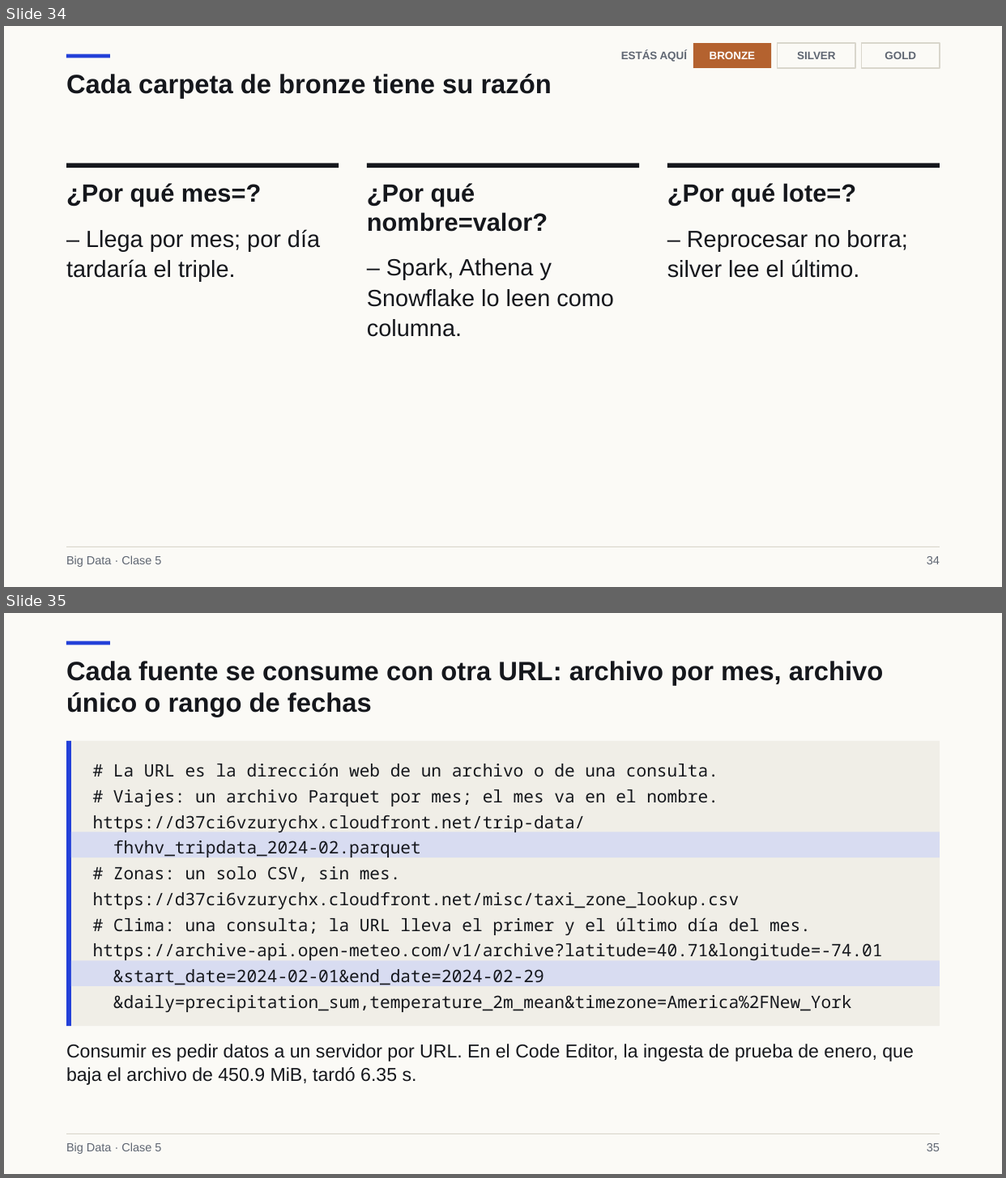
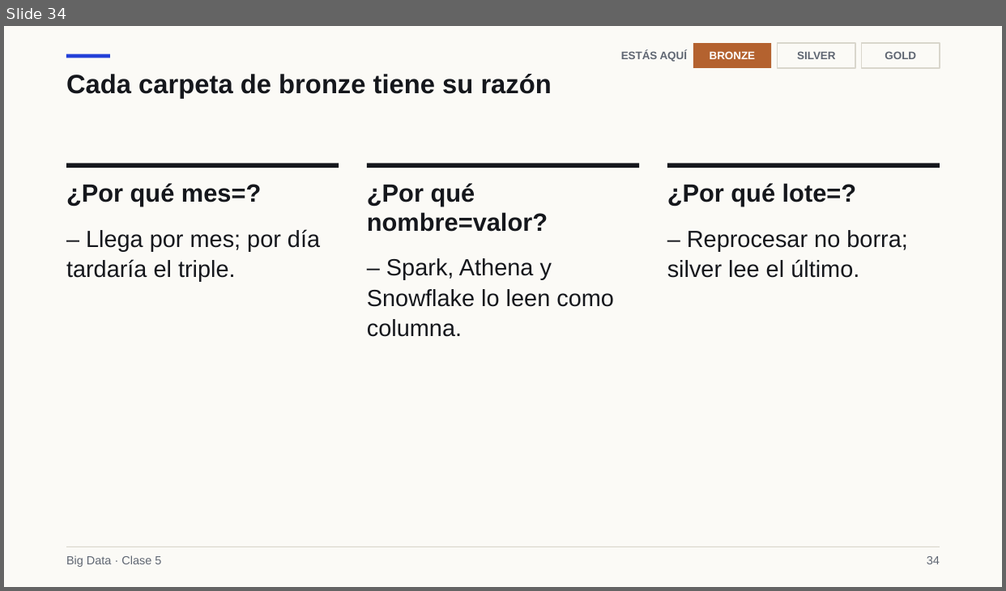
Before and after one commit to Apaezc/bigdata-udem-2026, a slide deck: curso/clase05/deck/slides.pptx. Shown one above the other, each under a label of ours: slides 34 and 35 before the commit, slide 34 after it. The pictures are 1006x1178 and 1006x591 pixels, drawn with LibreOffice and Linux fonts; fonts in the diff are those of the drawing. Boxes give left, top, right and bottom in pixels: in the first picture for what was removed or moved away, otherwise in the second. Text is boxed around its words. In the diff, an @@ line names an element or a change of style, - is before the commit and + after.

```diff
--- a/curso/clase05/deck/slides.pptx
+++ b/curso/clase05/deck/slides.pptx
@@ slide 35 removed at [4, 613, 1002, 1174], background #FBFAF6 @@
@@ rectangle removed at [66, 641, 109, 645] @@
@@ text removed at [66, 661, 883, 717] @@
-Cada fuente se consume con otra URL: archivo por mes, archivo único o rango de fechas
@@ rectangle removed at [66, 741, 940, 1026] @@
@@ rectangle removed at [66, 741, 70, 1026] @@
@@ text removed at [93, 763, 883, 1012] @@
-# La URL es la dirección web de un archivo o de una consulta.
-# Viajes: un archivo Parquet por mes; el mes va en el nombre.
-https://d37ci6vzurychx.cloudfront.net/trip-data/
-fhvhv_tripdata_2024-02.parquet
-# Zonas: un solo CSV, sin mes.
-https://d37ci6vzurychx.cloudfront.net/misc/taxi_zone_lookup.csv
-# Clima: una consulta; la URL lleva el primer y el último día del mes.
-https://archive-api.open-meteo.com/v1/archive?latitude=40.71&longitude=-74.01
-&start_date=2024-02-01&end_date=2024-02-29
-&daily=precipitation_sum,temperature_2m_mean&timezone=America%2FNew_York
@@ rectangle removed at [71, 833, 940, 858] @@
@@ rectangle removed at [71, 961, 940, 986] @@
@@ text removed at [66, 1044, 914, 1085] @@
-Consumir es pedir datos a un servidor por URL. En el Code Editor, la ingesta de prueba de enero, que baja el archivo de 450.9 MiB, tardó 6.35 s.
@@ rectangle removed at [66, 1134, 940, 1135] @@
@@ text removed at [66, 1143, 161, 1154] @@
-Big Data · Clase 5
@@ text removed at [927, 1144, 940, 1152] @@
-35
```
Also in this commit, not shown: 27 slides changed, 1 slide added, 13 other files.
